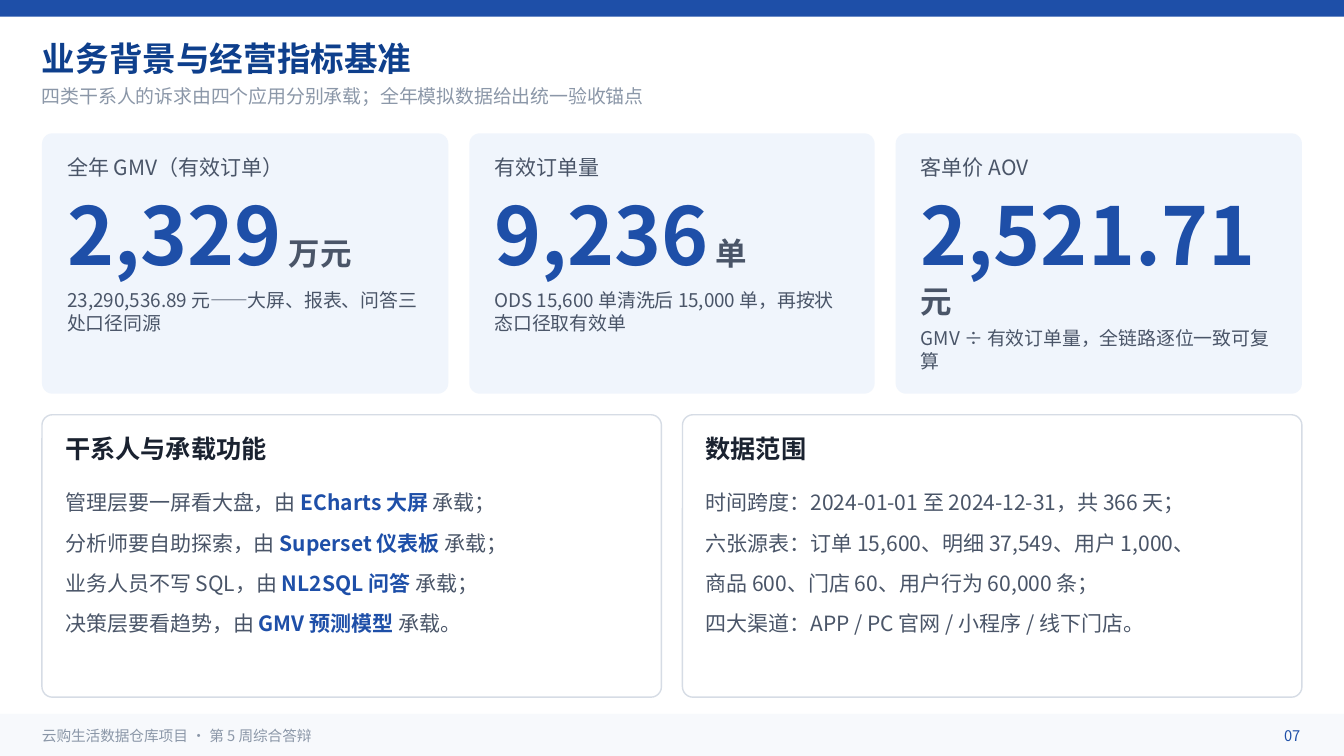
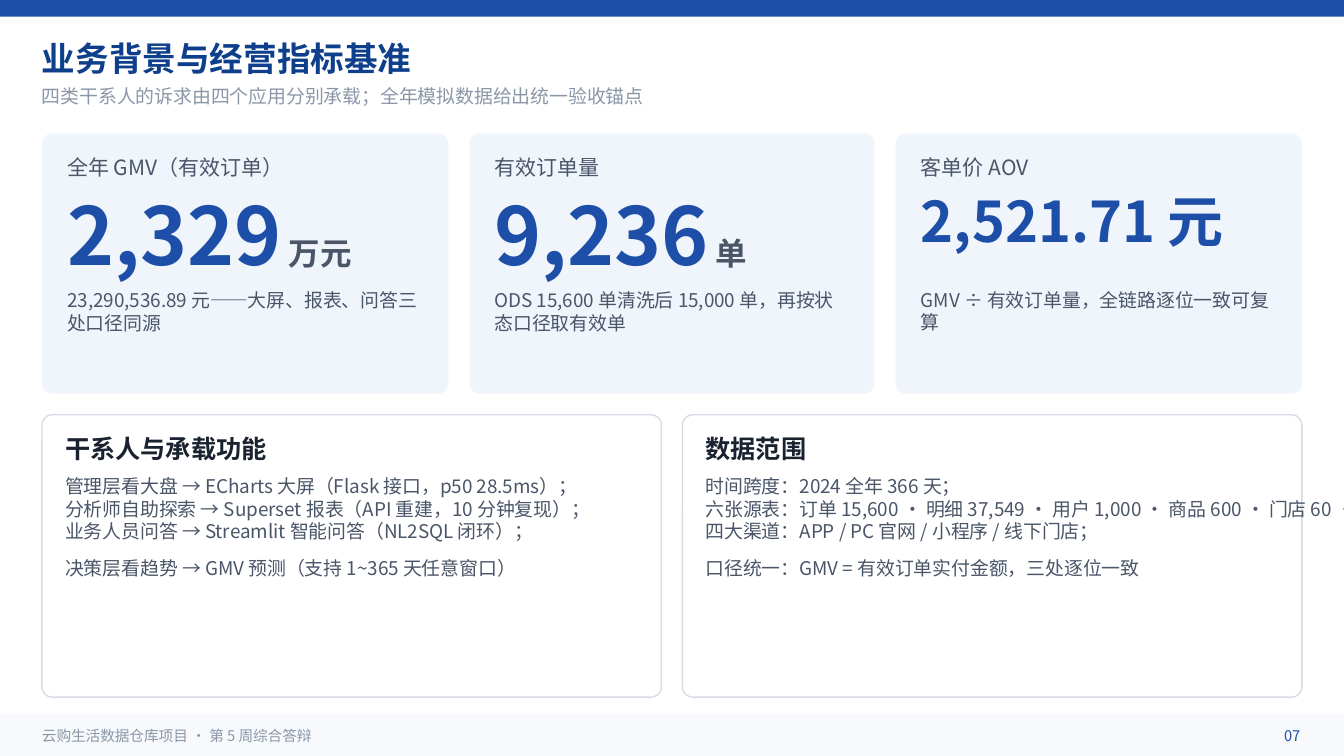
Before and after one commit to raelan123321/ydsh_bigdata, a slide deck: slide 7 of 交付物/第5周_最终交付包/08_答辩PPT/第5周_答辩PPT.pptx. Drawn at 1344x756 pixels with LibreOffice and Linux fonts; fonts in the diff are those of the drawing. Boxes give left, top, right and bottom in pixels: in the first picture for what was removed or moved away, otherwise in the second. Text is boxed around its words. In the diff, an @@ line names an element or a change of style, - is before the commit and + after.

```diff
--- a/交付物/第5周_最终交付包/08_答辩PPT/第5周_答辩PPT.pptx
+++ b/交付物/第5周_最终交付包/08_答辩PPT/第5周_答辩PPT.pptx
@@ text "2,521.71 元" at box(921, 198, 1224, 254): size 57 to 40 pt in "2,521.71"; size 22.5 to 40 pt, text colour #4A5568 to #1E4FA8 in "元" @@
@@ text "GMV ÷ 有效订单量，全链路逐位一致可复算": place and size @@
-text "GMV ÷ 有效订单量，全链路逐位一致可复算" at box(921, 329, 1269, 370)
+text "GMV ÷ 有效订单量，全链路逐位一致可复算" at box(921, 291, 1269, 331)
@@ text at box(65, 477, 590, 577): text changed; size 15 to 13.5 pt @@
-管理层要一屏看大盘，由 ECharts 大屏 承载；
-分析师要自助探索，由 Superset 仪表板 承载；
-业务人员不写 SQL，由 NL2SQL 问答 承载；
-决策层要看趋势，由 GMV 预测模型 承载。
+管理层看大盘 → ECharts 大屏（Flask 接口，p50 28.5ms）； 分析师自助探索 → Superset 报表（API 重建，10 分钟复现）； 业务人员问答 → Streamlit 智能问答（NL2SQL 闭环）； 决策层看趋势 → GMV 预测（支持 1~365 天任意窗口）
@@ text at box(706, 477, 1242, 577): text changed; size 15 to 13.5 pt @@
-时间跨度：2024-01-01 至 2024-12-31，共 366 天；
-六张源表：订单 15,600、明细 37,549、用户 1,000、
-商品 600、门店 60、用户行为 60,000 条；
-四大渠道：APP / PC 官网 / 小程序 / 线下门店。
+时间跨度：2024 全年 366 天； 六张源表：订单 15,600 · 明细 37,549 · 用户 1,000 · 商品 600 · 门店 60 · 埋点 60,000； 四大渠道：APP / PC 官网 / 小程序 / 线下门店； 口径统一：GMV = 有效订单实付金额，三处逐位一致
```
Also in this commit, not shown: 4 other slides changed.
